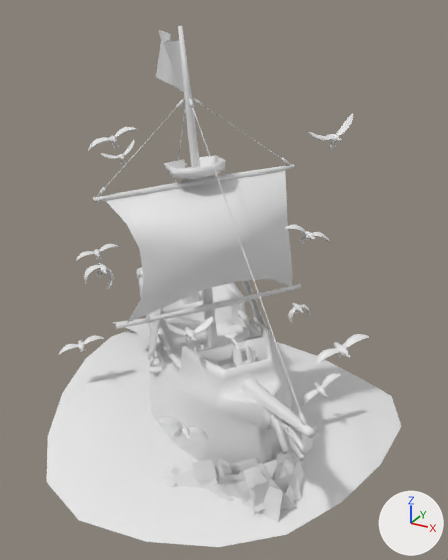
Before and after pictures for a commit that changed the OBJ model Models/Barco Pirata/DolPirate.obj.
Rendered twice from a 50 mm camera at (13.1, -23.3, 19.4) aimed at (0.1, 0.4, 7.6). The lights are fixed; the arrows at lower right show +X, +Y and +Z. The picture after the commit comes second. Materials are left out; every surface is plain grey. Where no turn or scale is listed for an object, it has been applied to the vertices. Vertices at exactly the same position are counted once.

Names of what the first picture shows: 'DolPirate'.
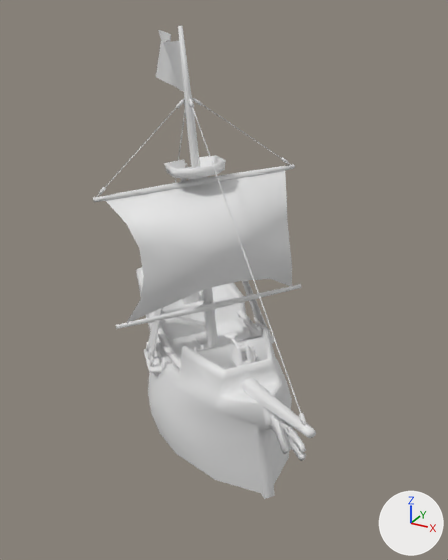
Boxes (x1, y1, x2, y2) around the edits, measured in the pictures (448 x 560 px):
'DolPirate', reshaped (37% narrower, 9% shorter)
    before: (47, 26, 401, 547)
    after: (93, 26, 316, 499)
part 1 of me_dolpirate, deleted
    before: (59, 114, 369, 522)
part 2 of me_dolpirate, deleted
    before: (47, 318, 401, 547)

The edits, one by one:
me_dolpirate is used by ob_dolpirate; location (0.0, 0.0, 0.0).
me_dolpirate had 4216 vertices, 6978 faces and spanned x -10.4..8.8, y -8.9..10.1, z -0.7..18.7.
me_dolpirate now has 1967 vertices, 2779 faces and spans x -7.1..7.9, y -7.8..6.1, z -0.4..18.7.
me_dolpirate part 1: 50 loose pieces with 2159 vertices, spanning x -8.6..8.0, y -7.5..7.5, z -0.7..15.5, are deleted.
Part 2, on me_dolpirate:
90 vertices are removed from x -10.4..8.8, y -8.9..10.1, z -0.2..1.7.
163 faces are deleted.
Other edits to the shape of me_dolpirate do not show in these pictures.
